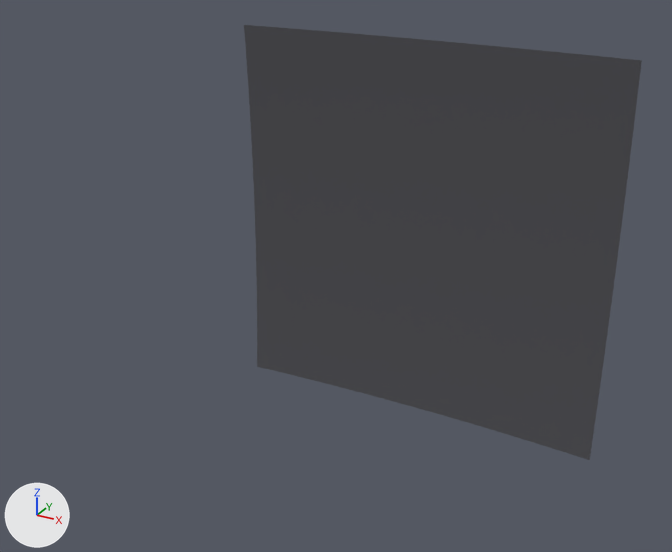
Two versions of the glTF model models/earth-screen.glb, one commit apart.
Both versions are drawn from a 50 mm lens placed at (0.889, -2.035, 0.871), pointed at (-0.116, -0.207, -0.043). Every picture has the same lights, and +X, +Y and +Z are marked at lower left. The older version comes first.

Script lines for the objects in view, before the commit:
```python
me_screen = bpy.data.meshes.new('Screen')
me_screen.from_pydata(...)  # 425 vertices, 768 faces; spans x -0.5..0.5, y 0.0..0.035, z -0.5..0.5
me_screen.materials.append(mat_screen)  # dark grey #505055
ob_screen = bpy.data.objects.new('Screen', me_screen)
ob_screen.location = (0.0, 0.0, 0.0)
```
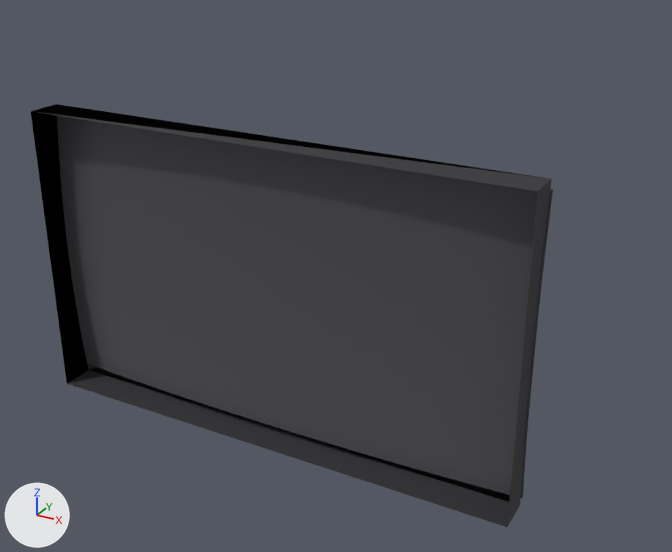
Location of each change, (x1, y1, x2, y2) in pixels of the pictures (672 x 552 px):
'Screen', moved, rescaled (25% wider, 12% shorter)
    before: (244, 25, 642, 460)
    after: (57, 116, 553, 499)
'Tray', added
    after: (31, 104, 552, 527)

What changed in the scene script:
```text
Add mat_tray:
    mat_tray = principled_material('Tray')
    mat_tray.base_color = (0.03, 0.03, 0.035)  # dark grey #303035
    mat_tray.roughness = 0.9
Change me_screen:
    used by ob_screen; location = (0.0, 0.0, 0.0)
    remove me_screen.from_pydata(...)  # 425 vertices, 768 faces; spans x -0.5..0.5, y 0.0..0.035, z -0.5..0.5
    add me_screen.from_pydata(...)  # 425 vertices, 768 faces; spans x -0.82..0.44, y -0.41..-0.371, z -0.394..0.314
    me_screen part 1: the whole mesh is scaled about its middle by (-1.26, -1.11, 0.709), then moved by (-0.19, -0.408, -0.04)
Add me_tray:
    me_tray.from_pydata([(-0.815, -0.37, -0.415), (0.435, -0.37, -0.415), (0.435, -0.37, 0.335), (-0.815, -0.37, 0.335), (-0.815, -0.455, -0.415), (0.435, -0.455, -0.415), (-0.815, -0.455, 0.335), (0.435, -0.455, 0.335)], [], [(0, 2, 3), (0, 2, 1), (4, 5, 1), (4, 1, 0), (6, 2, 3), (6, 2, 7), (4, 6, 3), (4, 3, 0), (5, 7, 2), (5, 2, 1)])
    me_tray.materials.append(mat_tray)  # dark grey #303035
Add ob_tray:
    ob_tray = bpy.data.objects.new('Tray', me_tray)
    ob_tray.location = (0.0, 0.0, 0.0)
```
